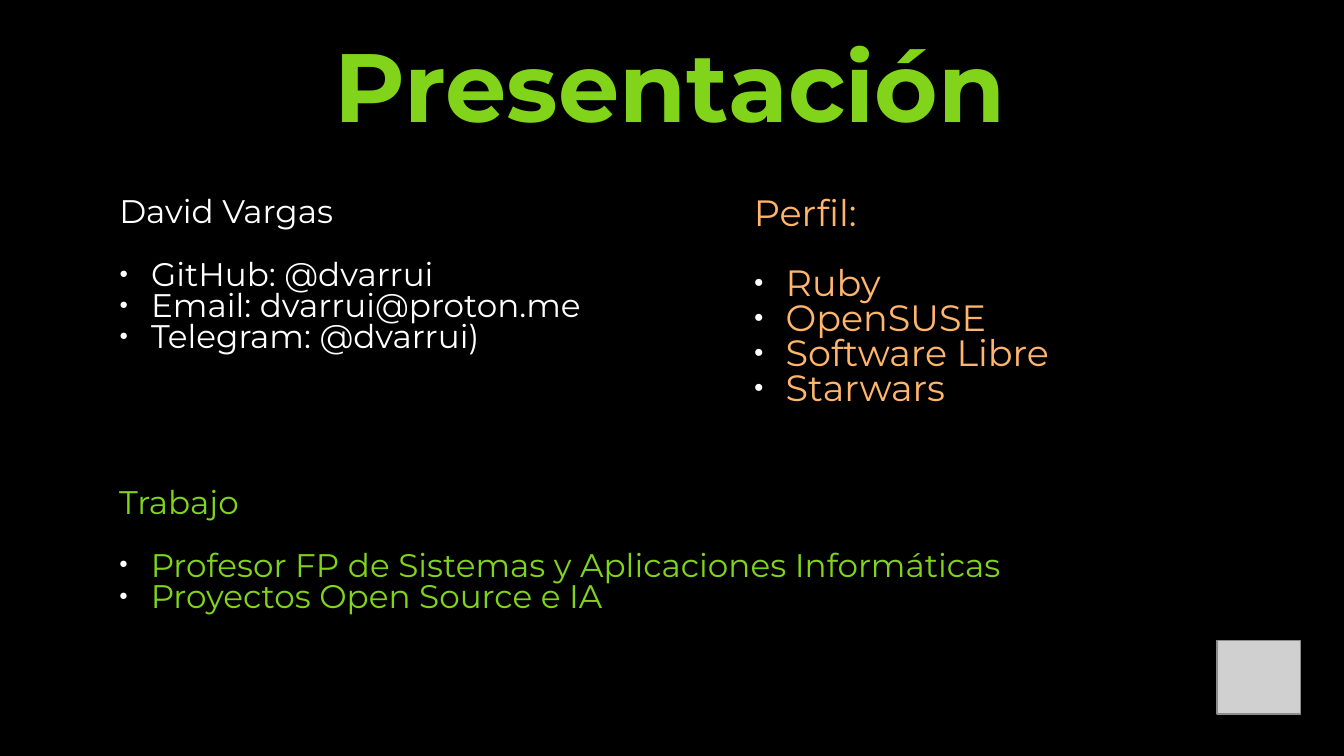
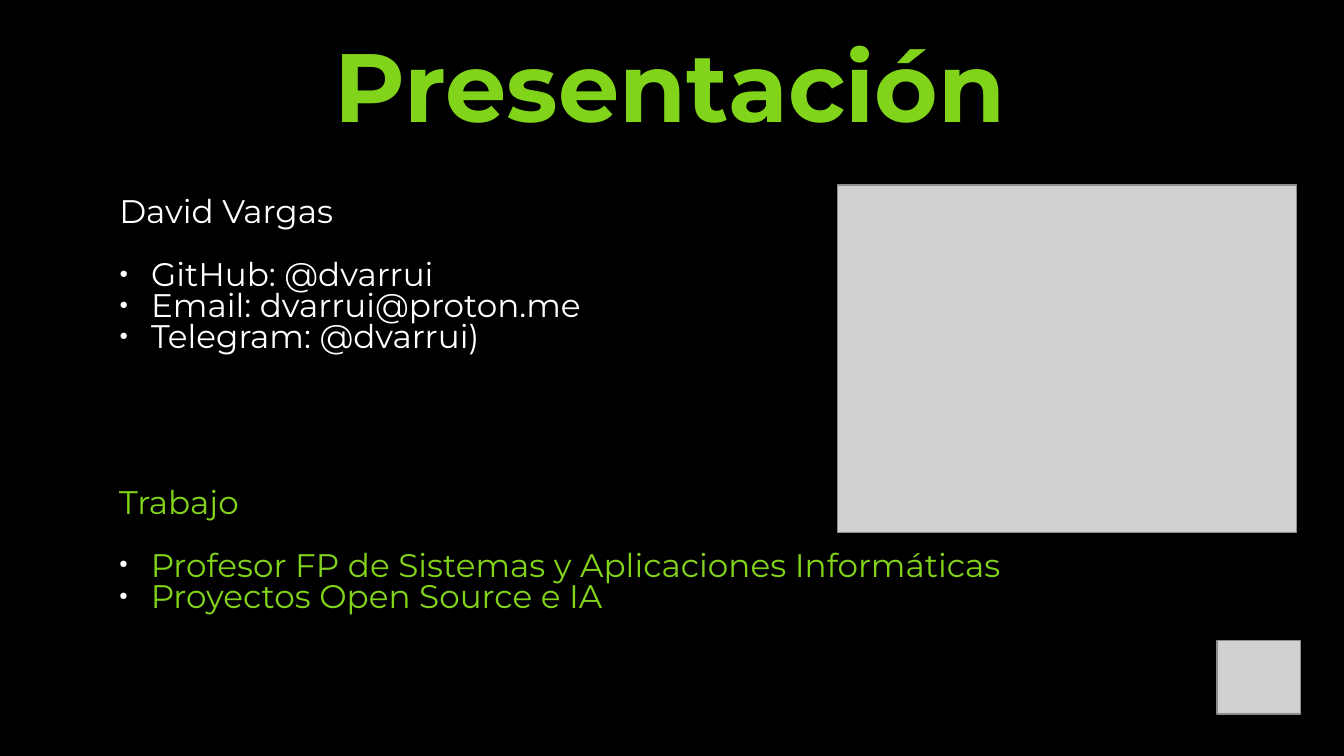
Before and after one commit to dvarrui/charlas, a slide deck: slide 3 of teuton/rubysur.2608/20260819-teuton-rubysur.odp. Drawn at 1344x756 pixels with LibreOffice and Linux fonts; fonts in the diff are those of the drawing; grey boxes stand for pictures. Boxes give left, top, right and bottom in pixels: in the first picture for what was removed or moved away, otherwise in the second. Text is boxed around its words. In the diff, an @@ line names an element or a change of style, - is before the commit and + after.

```diff
--- a/teuton/rubysur.2608/20260819-teuton-rubysur.odp
+++ b/teuton/rubysur.2608/20260819-teuton-rubysur.odp
@@ text removed at box(754, 198, 1049, 402) @@
-Perfil:
-● Ruby
-● OpenSUSE
-● Software Libre
-● Starwars
@@ picture added at box(837, 185, 1297, 532) @@
```
Also in this commit, not shown: 10 other slides changed, 6 slides added, 2 slides removed, 17 other files.
